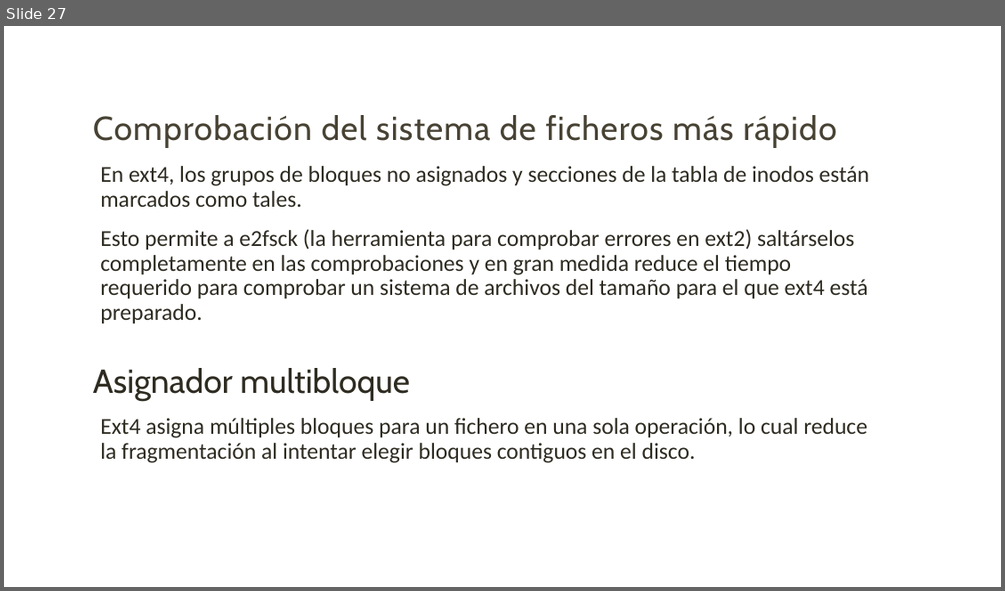
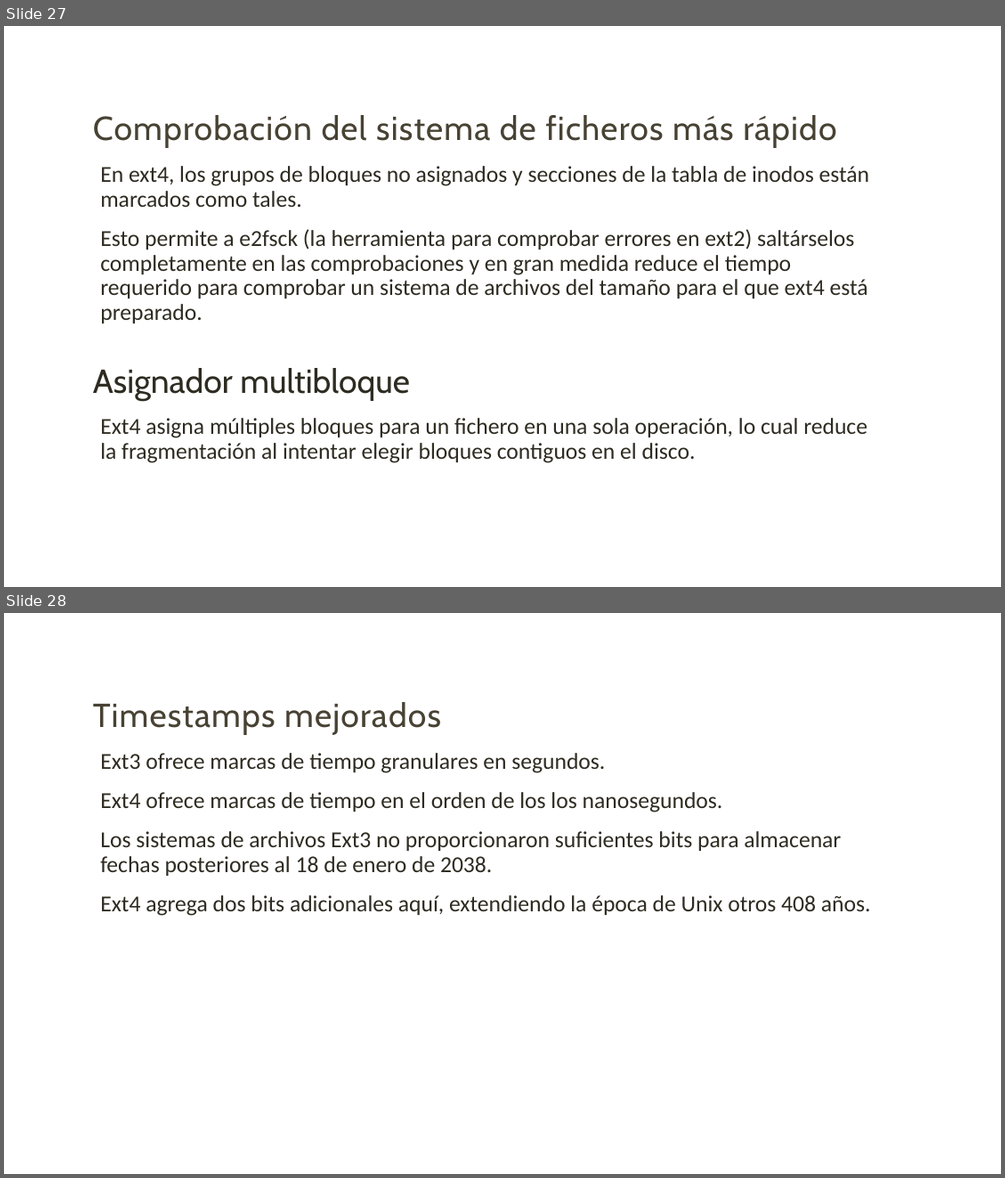
Before and after one commit to unamfi/sistop-2020-1, a slide deck: exposiciones/GonzálezAndrés/Extended.pptx. Shown one above the other, each under a label of ours: slide 27 before the commit, slides 27 and 28 after it. The pictures are 1005x591 and 1005x1178 pixels, drawn with LibreOffice and Linux fonts; fonts in the diff are those of the drawing. Boxes give left, top, right and bottom in pixels: in the first picture for what was removed or moved away, otherwise in the second. Text is boxed around its words. In the diff, an @@ line names an element or a change of style, - is before the commit and + after.

```diff
--- a/exposiciones/GonzálezAndrés/Extended.pptx
+++ b/exposiciones/GonzálezAndrés/Extended.pptx
@@ slide 28 added at box(4, 613, 1001, 1174), background #FFFFFF @@
@@ text added at box(93, 702, 871, 916), 22 pt, text #2E2B21 @@
+Timestamps mejorados
+  Ext3 ofrece marcas de tiempo granulares en segundos.
+  Ext4 ofrece marcas de tiempo en el orden de los los nanosegundos.
+  Los sistemas de archivos Ext3 no proporcionaron suficientes bits para almacenar fechas posteriores al 18 de enero de 2038.
+  Ext4 agrega dos bits adicionales aquí, extendiendo la época de Unix otros 408 años.
```
Also in this commit, not shown: 2 other slides added.
